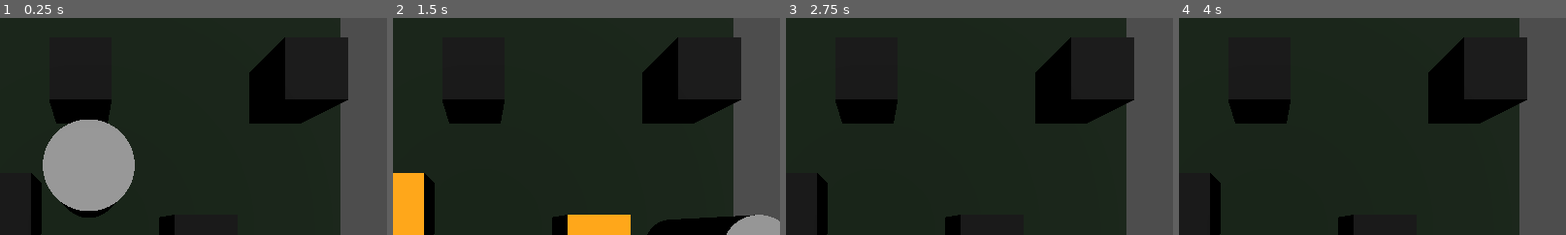
Above: before the commit, frames 1-4 (left to right).
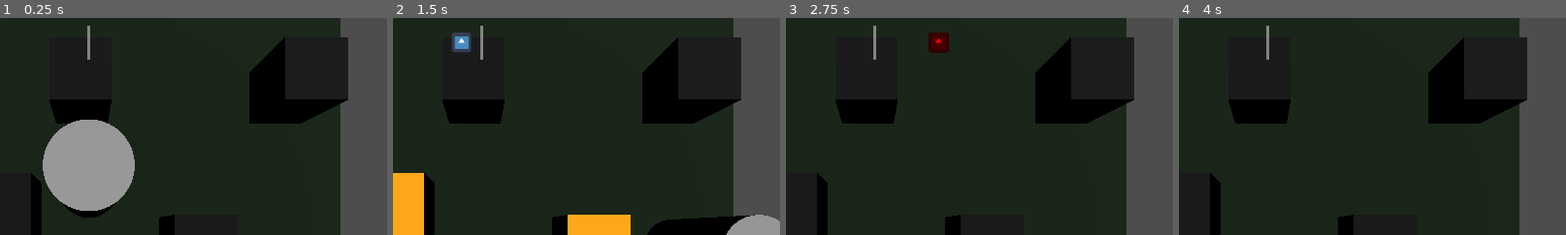
Above: after the commit, the same moments.

Repository: KyleRyan16/compo-rhythm
Game: Godot game, scene res://Main.tscn
The game is run twice, just before and just after one commit, with the same random seed, the same clock (stepped at 60 frames per second) and the same inputs. The engine's default icon, where the game draws it, is replaced by a stand-in: a white triangle on a blue panel in a dark square. Sound files missing from this copy of the repository are replaced by a short silence.
Inputs (mouse positions are % of the whole screen's width and height, from its top left):
- Up to frame 1 (0.25 s): no input
- Up to frame 2 (1.5 s): tap Enter (ui_accept) at 0.5, 0.77 s; move the mouse to (72, 45) at 0.52 s; press the mouse at (72, 45) at 0.53 s; hold Right (ui_right) 0.53-1.28 s; move the mouse to (30, 55) at 1.27 s; release the mouse at (30, 55) at 1.28 s; hold Down (ui_down) from 1.28 s (still down); click (30, 55) at 1.35 s
- Up to frame 3 (2.75 s): tap Enter (ui_accept) at 1.52 s; move the mouse to (60, 28) at 2.02 s; release Down (ui_down) at 2.03 s; press the mouse at (60, 28) at 2.03 s; hold Right (ui_right) from 2.03 s (still down)
- Up to frame 4 (4 s): move the mouse to (45, 70) at 2.77 s; release Right (ui_right) at 2.78 s; release the mouse at (45, 70) at 2.78 s; hold Up (ui_up) 2.78-3.53 s; click (45, 70) at 2.85 s; tap Enter (ui_accept) at 3.02, 3.77 s; move the mouse to (80, 65) at 3.52 s; press the mouse at (80, 65) at 3.53 s; hold Left (ui_left) from 3.53 s (still down)
The pictures show only the part of the screen within x 39-88%, y 1-51%; the shares and areas given below are measured in that part.

The runs differ from the first frame. In frame 1, 0.1% of the frame differs, in the area x 22-24%, y 3-20%; in frame 2, 0.6%; in frame 3, 0.6%, in the area x 22-43%, y 3-20%; in frame 4, 0.1%.

Commit message:
feat: add timing track visualiser for beat events

Diff:
--- a/Main.tscn
+++ b/Main.tscn
@@ -7,9 +7,14 @@
 [ext_resource type="PackedScene" uid="uid://dif2dsqo04tmk" path="res://player_character.tscn" id="6_3dxm6"]
 [ext_resource type="PackedScene" uid="uid://5k2xvjhvmdnx" path="res://hud.tscn" id="6_lgr22"]
 [ext_resource type="PackedScene" uid="uid://bkumi1yk5hym2" path="res://floor.tscn" id="7_lgr22"]
+[ext_resource type="PackedScene" uid="uid://b8l4ac8wswerd" path="res://ui/timing/track_visualiser.tscn" id="8_trn2v"]
 
 [node name="Main" type="Node" unique_id=1939485485]
 script = ExtResource("1_fos0i")
+
+[node name="conductor" parent="." unique_id=1406137218 instance=ExtResource("5_fos0i")]
+stream = ExtResource("4_03owx")
+script = null
 
 [node name="TestEventSource" parent="." unique_id=1791167107 instance=ExtResource("4_cm0pq")]
 transform = Transform3D(1, 0, 0, 0, 1, 0, 0, 0, 1, -0.13242769, 0.8721523, -1.7902644)
@@ -35,10 +40,6 @@
 [node name="TestEventSource3" parent="." unique_id=1786509375 instance=ExtResource("4_cm0pq")]
 transform = Transform3D(1, 0, 0, 0, 1, 0, 0, 0, 1, -0.94972134, 0.8721523, 2.4848394)
 
-[node name="conductor" parent="." unique_id=1406137218 instance=ExtResource("5_fos0i")]
-stream = ExtResource("4_03owx")
-script = null
-
 [node name="CharacterBody3D" parent="." unique_id=1841788958 instance=ExtResource("6_3dxm6")]
 transform = Transform3D(1, 0, 0, 0, 1, 0, 0, 0, 1, 0, 1.2945552, 0.079)
 
@@ -50,3 +51,5 @@
 [node name="DirectionalLight3D" type="DirectionalLight3D" parent="Camera3D" unique_id=1075270866]
 
 [node name="HUD" parent="." unique_id=250146075 instance=ExtResource("6_lgr22")]
+
+[node name="TrackVisualiser" parent="." unique_id=30971489 instance=ExtResource("8_trn2v")]
--- a/Scripts/timing_track.gd
+++ b/Scripts/timing_track.gd
@@ -5,6 +5,8 @@
 @onready var sound_hit_perfect : AudioStreamPlayer = $"../BeatHitPerfect"
 @onready var sound_hit : AudioStreamPlayer = $"../BeatHit"
 @onready var sound_missed : AudioStreamPlayer = $"../BeatMissed"
+
+signal event_added(event : BeatEvent)
 
 class BeatEvents :
 	func UpdateStatus(new_status : RuleSet.WindowStatus):
@@ -15,22 +17,26 @@
 	var events : Array[BeatEvent] = []
 
 # all events that have been queued up [time][events]
-var queued_events : Dictionary[float, BeatEvents]
+var _queued_events : Dictionary[float, BeatEvents]
+
+func get_queued_events() -> Dictionary[float, BeatEvents]:
+	return _queued_events
 
 # The timing track is an updatable list of ACTIVE beat events
 func add_event(event: BeatEvent):
-	queued_events.get_or_add(event.beat, BeatEvents.new())
-	queued_events[event.beat].events.append(event)
+	_queued_events.get_or_add(event.beat, BeatEvents.new())
+	_queued_events[event.beat].events.append(event)
+	event_added.emit(event)
 
 func attempt_events(current_beat : float):
-	for timestamp in queued_events:
-		if queued_events[timestamp]._status != RuleSet.WindowStatus.OPEN:
+	for timestamp in _queued_events:
+		if _queued_events[timestamp]._status != RuleSet.WindowStatus.OPEN:
 			return
 
 		var timing_result := get_timing_result(current_beat, timestamp)
-		for beat_event in queued_events.get(timestamp).events:
+		for beat_event in _queued_events.get(timestamp).events:
 			beat_event.result.emit(beat_event, timing_result)
-			queued_events.erase(timestamp)
+			_queued_events.erase(timestamp)
 
 		match timing_result:
 			RuleSet.EventResult.PERFECT:
@@ -42,19 +48,19 @@
 
 
 func process_beat(current_beat : float):
-	for event_beat in queued_events:
+	for event_beat in _queued_events:
 
 		var time_diff_ms : float = get_time_diff_ms(current_beat, event_beat)
 		var new_status := get_beat_status_from_ms(time_diff_ms)
 
-		if queued_events[event_beat]._status == new_status:
+		if _queued_events[event_beat]._status == new_status:
 			continue
 
-		queued_events[event_beat].UpdateStatus(new_status)
+		_queued_events[event_beat].UpdateStatus(new_status)
 		if (new_status == RuleSet.WindowStatus.CLOSED && time_diff_ms > 0):
-			for event in queued_events[event_beat].events:
+			for event in _queued_events[event_beat].events:
 				event.result.emit(event, RuleSet.EventResult.MISSED)
-				queued_events.erase(event_beat)
+				_queued_events.erase(event_beat)
 				sound_missed.play()
 
 
@@ -83,5 +89,5 @@
 	return RuleSet.WindowStatus.CLOSED
 
 
-func get_time_diff_ms(current_beat : float, event_beat: float):
+func get_time_diff_ms(current_beat : float, event_beat: float) -> float:
 	return Conductor.get_beat_time(current_beat - event_beat) * 1000
--- a/track_visualiser.gd
+++ /dev/null
@@ -1,15 +0,0 @@
-@tool
-extends Control
-
-
-
-func _ready() -> void:
-	set_process(!Engine.is_editor_hint())
-
-func _notification(what: int) -> void:
-	if what == NOTIFICATION_EDITOR_PRE_SAVE:
-		init_nodes()
-
-func init_nodes():
-
-	pass
--- a/track_visualiser.tscn
+++ /dev/null
@@ -1,30 +0,0 @@
-[gd_scene format=3 uid="uid://b8l4ac8wswerd"]
-
-[ext_resource type="Script" uid="uid://c3nx75fpeocjf" path="res://track_visualiser.gd" id="1_iadlq"]
-
-[node name="TrackVisualiser" type="Control" unique_id=30971489]
-layout_mode = 3
-anchors_preset = 15
-anchor_right = 1.0
-anchor_bottom = 1.0
-grow_horizontal = 2
-grow_vertical = 2
-script = ExtResource("1_iadlq")
-
-[node name="BoxContainer" type="BoxContainer" parent="." unique_id=278337433]
-layout_mode = 0
-offset_right = 223.785
-offset_bottom = 223.0
-theme_override_constants/separation = 87
-
-[node name="ColorRect" type="ColorRect" parent="BoxContainer" unique_id=974065959]
-custom_minimum_size = Vector2(15, 100)
-layout_mode = 2
-
-[node name="ColorRect2" type="ColorRect" parent="BoxContainer" unique_id=2143371555]
-custom_minimum_size = Vector2(15, 100)
-layout_mode = 2
-
-[node name="ColorRect3" type="ColorRect" parent="BoxContainer" unique_id=1138242447]
-custom_minimum_size = Vector2(15, 100)
-layout_mode = 2
--- /dev/null
+++ b/ui/timing/beat_event_visual.gd
@@ -0,0 +1,18 @@
+extends Control
+
+class_name BeatEventVisual
+
+@onready var visual := $TextureRect
+
+var result_color : Dictionary[RuleSet.EventResult, Color] =  {
+	RuleSet.EventResult.PERFECT : Color.GREEN,
+	RuleSet.EventResult.GOOD : Color.DARK_GREEN,
+	RuleSet.EventResult.MISSED : Color.RED
+	}
+
+# Called when the node enters the scene tree for the first time.
+func _ready() -> void:
+	pass # Replace with function body.
+
+func show_result(result : RuleSet.EventResult):
+	modulate = result_color.get(result)
--- /dev/null
+++ b/ui/timing/beat_event_visual.tscn
@@ -0,0 +1,26 @@
+[gd_scene format=3 uid="uid://5fj4r3ump32d"]
+
+[ext_resource type="Script" uid="uid://d0d0md4pkp8up" path="res://ui/timing/beat_event_visual.gd" id="1_be42j"]
+[ext_resource type="Texture2D" uid="uid://d0ywrrc8lsr74" path="res://icon.svg" id="2_v5aiw"]
+
+[node name="BeatEventVisual" type="Control" unique_id=782653950]
+show_behind_parent = true
+layout_mode = 3
+anchors_preset = 0
+script = ExtResource("1_be42j")
+
+[node name="TextureRect" type="TextureRect" parent="." unique_id=1265840222]
+layout_mode = 1
+anchors_preset = 8
+anchor_left = 0.5
+anchor_top = 0.5
+anchor_right = 0.5
+anchor_bottom = 0.5
+offset_left = -15.0
+offset_top = -15.0
+offset_right = 15.0
+offset_bottom = 15.0
+grow_horizontal = 2
+grow_vertical = 2
+texture = ExtResource("2_v5aiw")
+expand_mode = 1
--- /dev/null
+++ b/ui/timing/track_visual.tscn
@@ -0,0 +1,5 @@
+[gd_scene format=3 uid="uid://c04dwp7xiwwnq"]
+
+[node name="ColorRect" type="ColorRect" unique_id=1897080924]
+offset_right = 5.0
+offset_bottom = 50.0
--- /dev/null
+++ b/ui/timing/track_visualiser.gd
@@ -0,0 +1,47 @@
+extends Control
+
+@export var visual_template : PackedScene = null
+
+@onready var timing_track := Conductor.timing_track
+
+@onready var track : Control = $Track/Beats
+
+var events : Dictionary[BeatEvent, BeatEventVisual]
+
+# Called when the node enters the scene tree for the first time.
+func _ready() -> void:
+	timing_track.event_added.connect(visulise_event)
+
+	# in case there are already events
+	for event in timing_track.get_queued_events().keys():
+		visulise_event(event)
+
+func _process(delta: float) -> void:
+	for event in events:
+		var time_diff := timing_track.get_time_diff_ms(Conductor.get_current_beat(), event.beat)
+		var visual := events.get(event) as BeatEventVisual
+
+		visual.set_position(Vector2(time_diff/10, visual.position.y))
+
+func visulise_event(event : BeatEvent):
+	event.result.connect(show_result)
+	var event_visual : BeatEventVisual = visual_template.instantiate()
+	track.add_child(event_visual)
+	event_visual.anchor_left = 0.5
+	event_visual.anchor_right = 0.5
+	event_visual.anchor_top = 0.5
+	event_visual.anchor_bottom = 0.5
+	event_visual.offset_left = 0
+	event_visual.offset_top = 0
+	event_visual.offset_right = 0
+	event_visual.offset_bottom = 0
+	events.get_or_add(event, event_visual)
+	pass
+
+func show_result(event : BeatEvent, result : RuleSet.EventResult):
+	var event_visual : BeatEventVisual = events.get(event)
+	event_visual.show_result(result)
+	await get_tree().create_timer(2).timeout
+	events.erase(event)
+	event_visual.queue_free()
+	pass
--- /dev/null
+++ b/ui/timing/track_visualiser.tscn
@@ -0,0 +1,40 @@
+[gd_scene format=3 uid="uid://b8l4ac8wswerd"]
+
+[ext_resource type="Script" uid="uid://c3nx75fpeocjf" path="res://ui/timing/track_visualiser.gd" id="1_iadlq"]
+[ext_resource type="PackedScene" uid="uid://c04dwp7xiwwnq" path="res://ui/timing/track_visual.tscn" id="2_ut5dh"]
+[ext_resource type="PackedScene" uid="uid://5fj4r3ump32d" path="res://ui/timing/beat_event_visual.tscn" id="3_jmu6e"]
+
+[node name="TrackVisualiser" type="Control" unique_id=30971489]
+layout_mode = 3
+anchors_preset = 15
+anchor_right = 1.0
+anchor_bottom = 1.0
+grow_horizontal = 2
+grow_vertical = 2
+mouse_filter = 2
+script = ExtResource("1_iadlq")
+visual_template = ExtResource("3_jmu6e")
+
+[node name="Track" parent="." unique_id=1897080924 instance=ExtResource("2_ut5dh")]
+layout_mode = 1
+anchors_preset = 5
+anchor_left = 0.5
+anchor_right = 0.5
+offset_left = -2.0
+offset_top = 20.0
+offset_right = 2.0
+offset_bottom = 69.99998
+grow_horizontal = 2
+pivot_offset_ratio = Vector2(0.5, 0.5)
+color = Color(1, 1, 1, 0.4509804)
+
+[node name="Beats" type="Control" parent="Track" unique_id=59280525]
+show_behind_parent = true
+layout_mode = 1
+anchors_preset = 8
+anchor_left = 0.5
+anchor_top = 0.5
+anchor_right = 0.5
+anchor_bottom = 0.5
+grow_horizontal = 2
+grow_vertical = 2
Not shown, added: ui/timing/beat_event_visual.gd.uid
Renamed: track_visualiser.gd.uid -> ui/timing/track_visualiser.gd.uid
